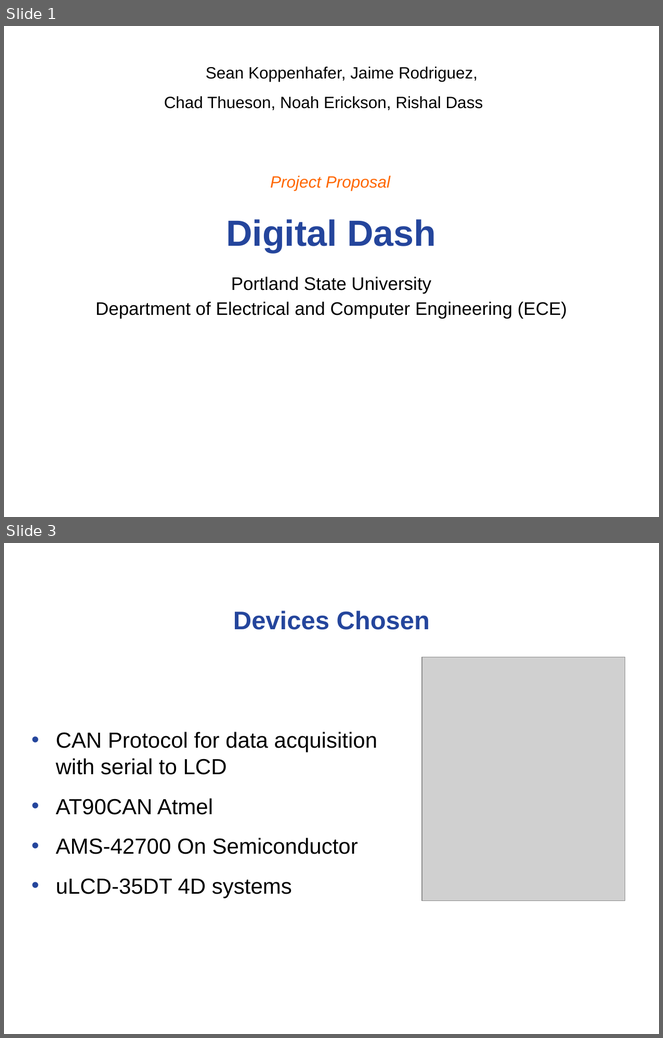
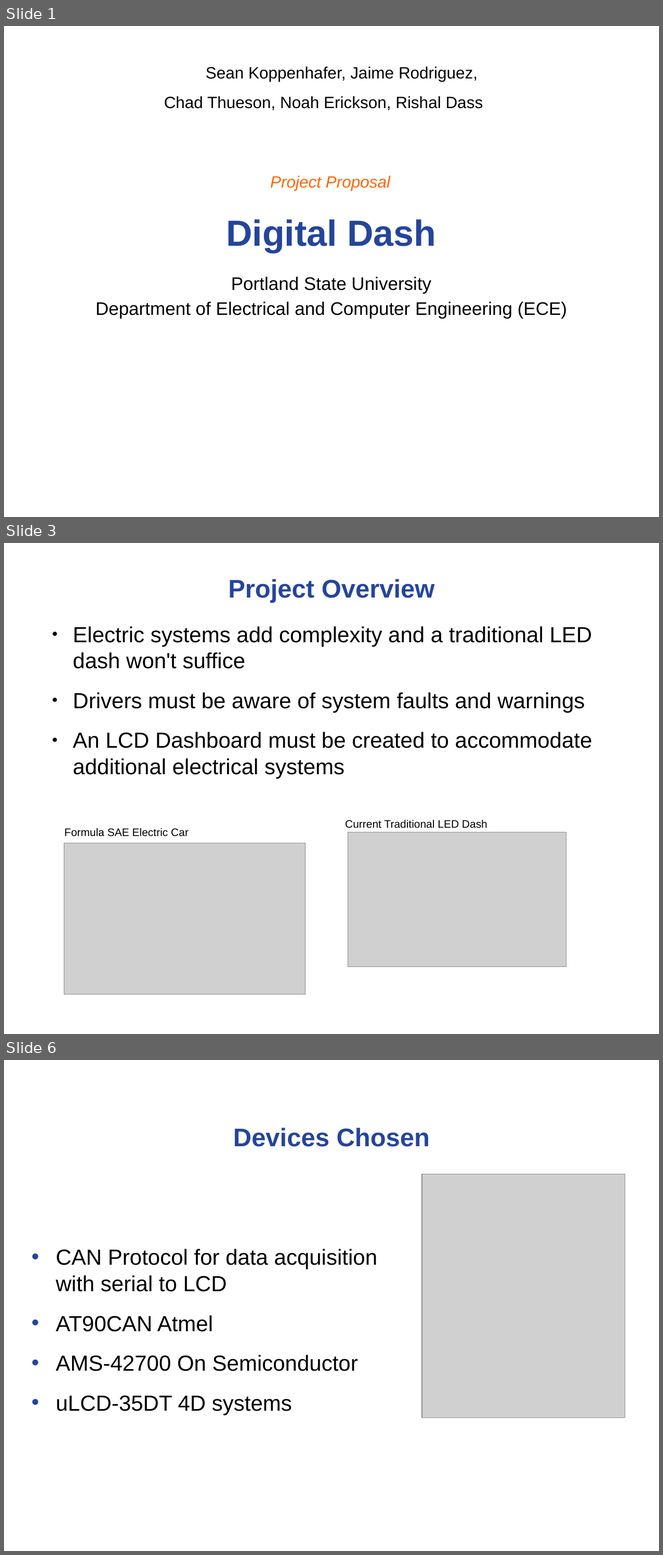
Before and after one commit to noahterickson/DigitalDash, a slide deck: Proposal/Project Proposal.ppt. Shown one above the other, each under a label of ours: slides 1 and 3 before the commit, slides 1, 3 and 6 after it; the slides between them are not shown. The pictures are 663x1038 and 663x1555 pixels, drawn with LibreOffice and Linux fonts; fonts in the diff are those of the drawing; grey boxes stand for pictures; background and template pictures are left out. Boxes give left, top, right and bottom in pixels: in the first picture for what was removed or moved away, otherwise in the second. Text is boxed around its words. In the diff, an @@ line names an element or a change of style, - is before the commit and + after.

Commit message:
Added project requirement slides

```diff
--- a/Proposal/Project Proposal.ppt
+++ b/Proposal/Project Proposal.ppt
@@ slide 3 added at (x1=4, y1=543, x2=659, y2=1034), background #FFFFFF @@
@@ title added at (x1=228, y1=579, x2=435, y2=603), 28 pt, text #24459C, bold @@
+Project Overview
@@ text added at (x1=73, y1=626, x2=593, y2=779), 24 pt, text #000000 @@
+● Electric systems add complexity and a traditional LED dash won't suffice
+● Drivers must be aware of system faults and warnings
+● An LCD Dashboard must be created to accommodate additional electrical systems
@@ text added at (x1=345, y1=820, x2=488, y2=828), 12 pt, text #000000 @@
+Current Traditional LED Dash
@@ text added at (x1=64, y1=828, x2=189, y2=837), 12 pt, text #000000 @@
+Formula SAE Electric Car
@@ picture added at (x1=348, y1=833, x2=566, y2=967) @@
@@ picture added at (x1=64, y1=843, x2=306, y2=994) @@
@@ what was slide 3 is now slide 6 @@
```
Also in this commit, not shown: 2 slides changed, 2 other slides added, 5 other files.
